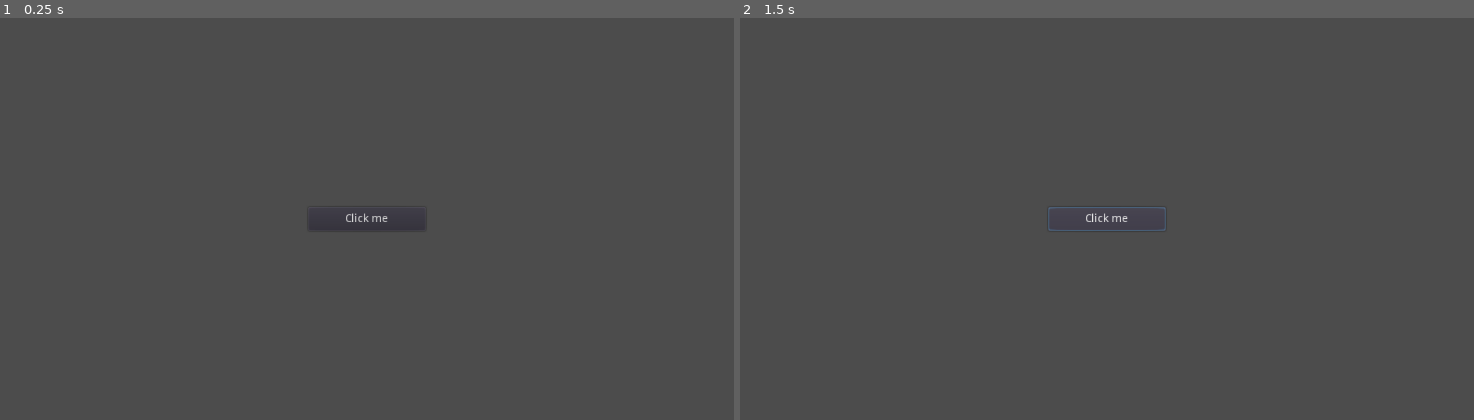
Above: before the commit, frames 1-2 (left to right).
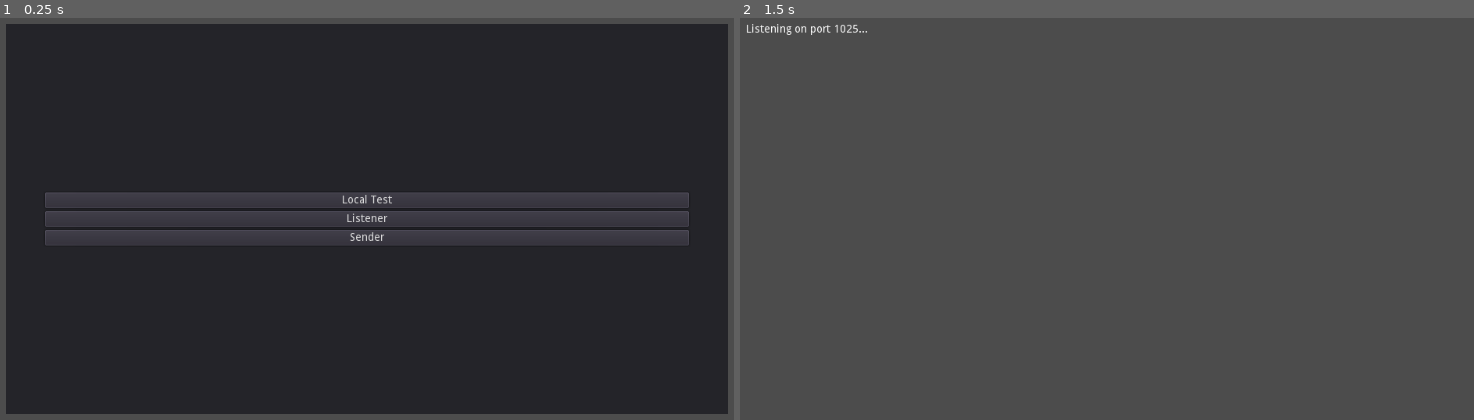
Above: after the commit, the same moments.

Repository: zann1x/ITS
Game: Godot game, scene res://scene/main.tscn
Two runs of this game, one before a commit and one after it. Both use one fixed random seed, a clock stepped at 60 frames per second and the inputs below. Before the commit the project starts from res://main.tscn.
Inputs (mouse positions are in pixels of both pictures, inside the frame that each line leads up to):
- Up to frame 1 (0.25 s): no input
- Up to frame 2 (1.5 s): click (1107, 219) at 0.5 s, where only the run before the commit has a clickable "Click me"; click (1107, 219) at 1.25 s, where only the run before the commit has a clickable "Click me"

The runs differ from the first frame. In frame 1, 86% of the frame differs, in the area x 0-100%, y 1-99%; in frame 2, 0.3%.
Error before the commit: Error calling built-in function 'bytes2var': Not enough bytes for decoding bytes, or invalid format. (res://main.gd:19)

Commit message:
Set up local client/server architecture

Diff:
--- a/main.tscn
+++ /dev/null
@@ -1,32 +0,0 @@
-[gd_scene load_steps=2 format=2]
-
-[ext_resource path="res://main.gd" type="Script" id=1]
-
-[node name="Button" type="Button" index="0"]
-
-anchor_left = 0.5
-anchor_top = 0.5
-anchor_right = 0.5
-anchor_bottom = 0.5
-margin_left = -75.0
-margin_top = -15.0
-margin_right = 75.0
-margin_bottom = 15.0
-rect_pivot_offset = Vector2( 0, 0 )
-rect_clip_content = false
-focus_mode = 2
-mouse_filter = 0
-mouse_default_cursor_shape = 0
-size_flags_horizontal = 1
-size_flags_vertical = 1
-toggle_mode = false
-enabled_focus_mode = 2
-shortcut = null
-group = null
-text = "Click me"
-flat = false
-align = 1
-script = ExtResource( 1 )
-_sections_unfolded = [ "Anchor", "Grow Direction", "Margin" ]
-
-[connection signal="pressed" from="." to="." method="_on_Button_pressed"]
--- a/project.godot
+++ b/project.godot
@@ -11,7 +11,7 @@
 [application]
 
 config/name="ITS"
-run/main_scene="res://main.tscn"
+run/main_scene="res://scene/main.tscn"
 config/icon="res://icon.png"
 
 [rendering]
--- /dev/null
+++ b/scene/listener.tscn
@@ -0,0 +1,67 @@
+[gd_scene load_steps=2 format=2]
+
+[ext_resource path="res://script/listener.gd" type="Script" id=1]
+
+[node name="Node" type="Node"]
+
+script = ExtResource( 1 )
+
+[node name="Control" type="Control" parent="." index="0"]
+
+anchor_left = 0.0
+anchor_top = 0.0
+anchor_right = 1.0
+anchor_bottom = 1.0
+rect_pivot_offset = Vector2( 0, 0 )
+rect_clip_content = false
+mouse_filter = 0
+mouse_default_cursor_shape = 0
+size_flags_horizontal = 1
+size_flags_vertical = 1
+_sections_unfolded = [ "Anchor", "Margin" ]
+
+[node name="MarginContainer" type="MarginContainer" parent="Control" index="0"]
+
+anchor_left = 0.0
+anchor_top = 0.0
+anchor_right = 1.0
+anchor_bottom = 1.0
+margin_left = 50.0
+margin_top = 50.0
+margin_right = -50.0
+margin_bottom = -50.0
+rect_pivot_offset = Vector2( 0, 0 )
+rect_clip_content = false
+mouse_filter = 0
+mouse_default_cursor_shape = 0
+size_flags_horizontal = 1
+size_flags_vertical = 1
+_sections_unfolded = [ "Anchor", "Margin" ]
+
+[node name="RichTextLabel" type="RichTextLabel" parent="Control/MarginContainer" index="0"]
+
+anchor_left = 0.0
+anchor_top = 0.0
+anchor_right = 0.0
+anchor_bottom = 0.0
+margin_left = 8.0
+margin_right = 924.0
+margin_bottom = 500.0
+rect_pivot_offset = Vector2( 0, 0 )
+rect_clip_content = true
+mouse_filter = 0
+mouse_default_cursor_shape = 0
+size_flags_horizontal = 1
+size_flags_vertical = 1
+bbcode_enabled = false
+bbcode_text = ""
+visible_characters = -1
+percent_visible = 1.0
+meta_underlined = true
+tab_size = 4
+text = ""
+scroll_active = true
+scroll_following = true
+selection_enabled = false
+override_selected_font_color = false
+_sections_unfolded = [ "Anchor", "Margin" ]
--- /dev/null
+++ b/scene/main.tscn
@@ -0,0 +1,136 @@
+[gd_scene load_steps=2 format=2]
+
+[ext_resource path="res://script/main.gd" type="Script" id=1]
+
+[node name="Control" type="Control" index="0"]
+
+anchor_left = 0.0
+anchor_top = 0.0
+anchor_right = 1.0
+anchor_bottom = 1.0
+rect_pivot_offset = Vector2( 0, 0 )
+rect_clip_content = false
+mouse_filter = 0
+mouse_default_cursor_shape = 0
+size_flags_horizontal = 1
+size_flags_vertical = 1
+script = ExtResource( 1 )
+_sections_unfolded = [ "Anchor", "Grow Direction", "Margin", "Rect" ]
+
+[node name="Panel" type="Panel" parent="." index="0"]
+
+anchor_left = 0.0
+anchor_top = 0.0
+anchor_right = 1.0
+anchor_bottom = 1.0
+margin_left = 50.0
+margin_top = 50.0
+margin_right = -50.0
+margin_bottom = -50.0
+rect_pivot_offset = Vector2( 0, 0 )
+rect_clip_content = false
+mouse_filter = 0
+mouse_default_cursor_shape = 0
+size_flags_horizontal = 1
+size_flags_vertical = 1
+_sections_unfolded = [ "Anchor", "Margin" ]
+
+[node name="VBoxContainer" type="VBoxContainer" parent="Panel" index="0"]
+
+anchor_left = 0.0
+anchor_top = 0.0
+anchor_right = 1.0
+anchor_bottom = 1.0
+margin_left = 50.0
+margin_top = 50.0
+margin_right = -50.0
+margin_bottom = -50.0
+rect_pivot_offset = Vector2( 0, 0 )
+rect_clip_content = false
+mouse_filter = 1
+mouse_default_cursor_shape = 0
+size_flags_horizontal = 1
+size_flags_vertical = 1
+alignment = 1
+_sections_unfolded = [ "Anchor", "Margin", "Rect", "Size Flags" ]
+
+[node name="LocalTestButton" type="Button" parent="Panel/VBoxContainer" index="0"]
+
+anchor_left = 0.0
+anchor_top = 0.0
+anchor_right = 0.0
+anchor_bottom = 0.0
+margin_top = 166.0
+margin_right = 824.0
+margin_bottom = 186.0
+rect_pivot_offset = Vector2( 0, 0 )
+rect_clip_content = false
+focus_mode = 2
+mouse_filter = 0
+mouse_default_cursor_shape = 0
+size_flags_horizontal = 1
+size_flags_vertical = 1
+toggle_mode = false
+enabled_focus_mode = 2
+shortcut = null
+group = null
+text = "Local Test"
+flat = false
+align = 1
+_sections_unfolded = [ "Anchor", "Grow Direction", "Margin", "Mouse", "Pause", "Rect", "Size Flags" ]
+
+[node name="ListenerButton" type="Button" parent="Panel/VBoxContainer" index="1"]
+
+anchor_left = 0.0
+anchor_top = 0.0
+anchor_right = 0.0
+anchor_bottom = 0.0
+margin_top = 190.0
+margin_right = 824.0
+margin_bottom = 210.0
+rect_pivot_offset = Vector2( 0, 0 )
+rect_clip_content = false
+focus_mode = 2
+mouse_filter = 0
+mouse_default_cursor_shape = 0
+size_flags_horizontal = 1
+size_flags_vertical = 1
+toggle_mode = false
+enabled_focus_mode = 2
+shortcut = null
+group = null
+text = "Listener"
+flat = false
+align = 1
+_sections_unfolded = [ "Anchor", "Margin" ]
+
+[node name="SenderButton" type="Button" parent="Panel/VBoxContainer" index="2"]
+
+anchor_left = 0.0
+anchor_top = 0.0
+anchor_right = 0.0
+anchor_bottom = 0.0
+margin_top = 214.0
+margin_right = 824.0
+margin_bottom = 234.0
+rect_pivot_offset = Vector2( 0, 0 )
+rect_clip_content = false
+focus_mode = 2
+mouse_filter = 0
+mouse_default_cursor_shape = 0
+size_flags_horizontal = 1
+size_flags_vertical = 1
+toggle_mode = false
+enabled_focus_mode = 2
+shortcut = null
+group = null
+text = "Sender"
+flat = false
+align = 1
+_sections_unfolded = [ "Anchor", "Margin" ]
+
+[connection signal="pressed" from="Panel/VBoxContainer/LocalTestButton" to="." method="_on_LocalTestButton_pressed"]
+
+[connection signal="pressed" from="Panel/VBoxContainer/ListenerButton" to="." method="_on_ListenerButton_pressed"]
+
+[connection signal="pressed" from="Panel/VBoxContainer/SenderButton" to="." method="_on_SenderButton_pressed"]
--- /dev/null
+++ b/scene/sender.tscn
@@ -0,0 +1,69 @@
+[gd_scene load_steps=2 format=2]
+
+[ext_resource path="res://script/sender.gd" type="Script" id=1]
+
+[node name="Node" type="Node"]
+
+script = ExtResource( 1 )
+
+[node name="MarginContainer" type="MarginContainer" parent="." index="0"]
+
+anchor_left = 0.0
+anchor_top = 0.0
+anchor_right = 1.0
+anchor_bottom = 1.0
+margin_left = 50.0
+margin_top = 50.0
+margin_right = -50.0
+margin_bottom = -50.0
+rect_pivot_offset = Vector2( 0, 0 )
+rect_clip_content = false
+mouse_filter = 0
+mouse_default_cursor_shape = 0
+size_flags_horizontal = 1
+size_flags_vertical = 1
+_sections_unfolded = [ "Margin" ]
+
+[node name="VBoxContainer" type="VBoxContainer" parent="MarginContainer" index="0"]
+
+anchor_left = 0.0
+anchor_top = 0.0
+anchor_right = 0.0
+anchor_bottom = 0.0
+margin_left = 8.0
+margin_right = 924.0
+margin_bottom = 500.0
+rect_pivot_offset = Vector2( 0, 0 )
+rect_clip_content = false
+mouse_filter = 1
+mouse_default_cursor_shape = 0
+size_flags_horizontal = 1
+size_flags_vertical = 1
+alignment = 1
+
+[node name="SendPacketButton" type="Button" parent="MarginContainer/VBoxContainer" index="0"]
+
+anchor_left = 0.0
+anchor_top = 0.0
+anchor_right = 0.0
+anchor_bottom = 0.0
+margin_top = 240.0
+margin_right = 916.0
+margin_bottom = 260.0
+rect_pivot_offset = Vector2( 0, 0 )
+rect_clip_content = false
+focus_mode = 2
+mouse_filter = 0
+mouse_default_cursor_shape = 0
+size_flags_horizontal = 1
+size_flags_vertical = 1
+toggle_mode = false
+enabled_focus_mode = 2
+shortcut = null
+group = null
+text = "Send malicious packet"
+flat = false
+align = 1
+_sections_unfolded = [ "Margin" ]
+
+[connection signal="pressed" from="MarginContainer/VBoxContainer/SendPacketButton" to="." method="_on_SendPacketButton_pressed"]
--- /dev/null
+++ b/script/listener.gd
@@ -0,0 +1,36 @@
+extends Node
+
+var udp = PacketPeerUDP.new()
+var thread = Thread.new()
+var should_quit = false
+
+func _ready():
+	udp.listen(1025)
+	var node = get_node("Control/MarginContainer/RichTextLabel")
+	node.set_text("Listening on port 1025...\n")
+	thread.start(self, "thread_func")
+	self.set_process(true)
+
+func _process(delta):
+	#var node = get_node("Control/MarginContainer/RichTextLabel")
+	#var text = node.get_text()
+	pass
+
+func exit_tree():
+	should_quit = true
+	thread.wait_to_finish()
+
+func thread_func(userdata=null):
+	while not should_quit:
+		OS.delay_msec(1)
+		my_process()
+
+func my_process():
+	if udp.get_available_packet_count() < 1:
+		return
+	else:
+		print("packet received!!!!")
+		udp.get_var()
+		#var node = get_node("Control/MarginContainer/RichTextLabel")
+		#var text = node.get_text()
+		#node.set_text(text + "UDP packet received!\n")
--- a/main.gd
+++ b/script/main.gd
@@ -1,4 +1,4 @@
-extends Button
+extends Control
 
 # class member variables go here, for example:
 # var a = 2
@@ -15,5 +15,13 @@
 #	pass
 
 
-func _on_Button_pressed():
+func _on_LocalTestButton_pressed():
 	bytes2var(PoolByteArray([20, 0, 0, 0, 0, 0, 0, 255]))
+
+
+func _on_ListenerButton_pressed():
+	get_tree().change_scene("res://scene/listener.tscn")
+
+
+func _on_SenderButton_pressed():
+	get_tree().change_scene("res://scene/sender.tscn")
--- /dev/null
+++ b/script/sender.gd
@@ -0,0 +1,15 @@
+extends Node
+
+var udp = PacketPeerUDP.new()
+
+func _ready():
+	udp.set_dest_address("127.0.0.1", 1025)
+
+#func _process(delta):
+#	# Called every frame. Delta is time since last frame.
+#	# Update game logic here.
+#	pass
+
+
+func _on_SendPacketButton_pressed():
+	udp.put_packet(PoolByteArray([20, 0, 0, 0, 0, 0, 0, 255]))
